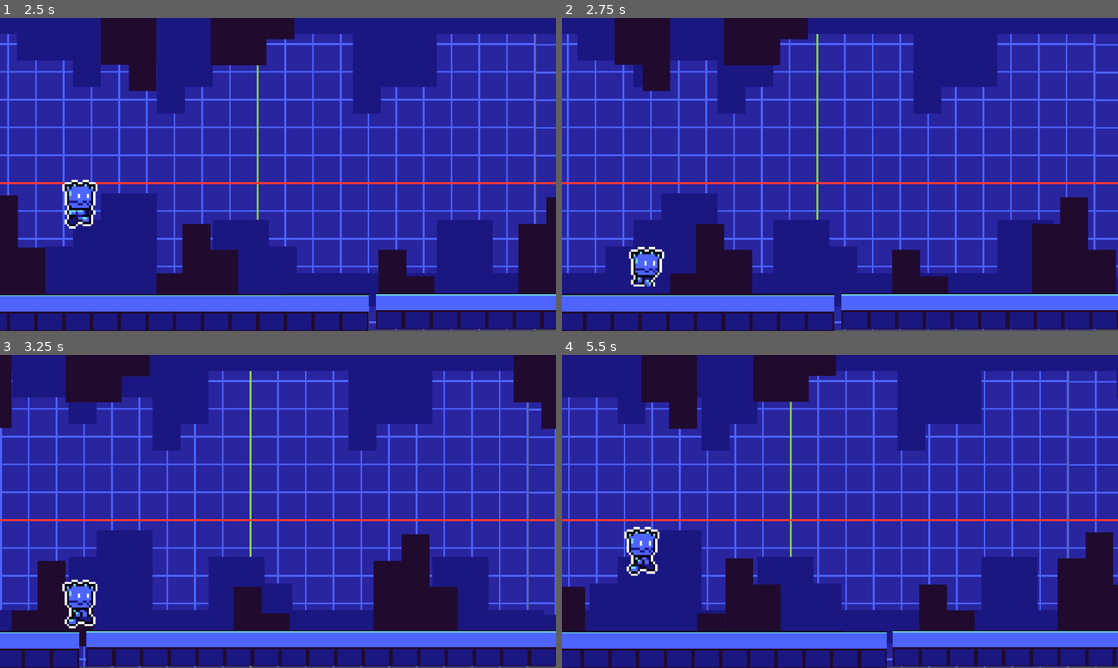
Above: before the commit, frames 1-4 (two rows, left to right).
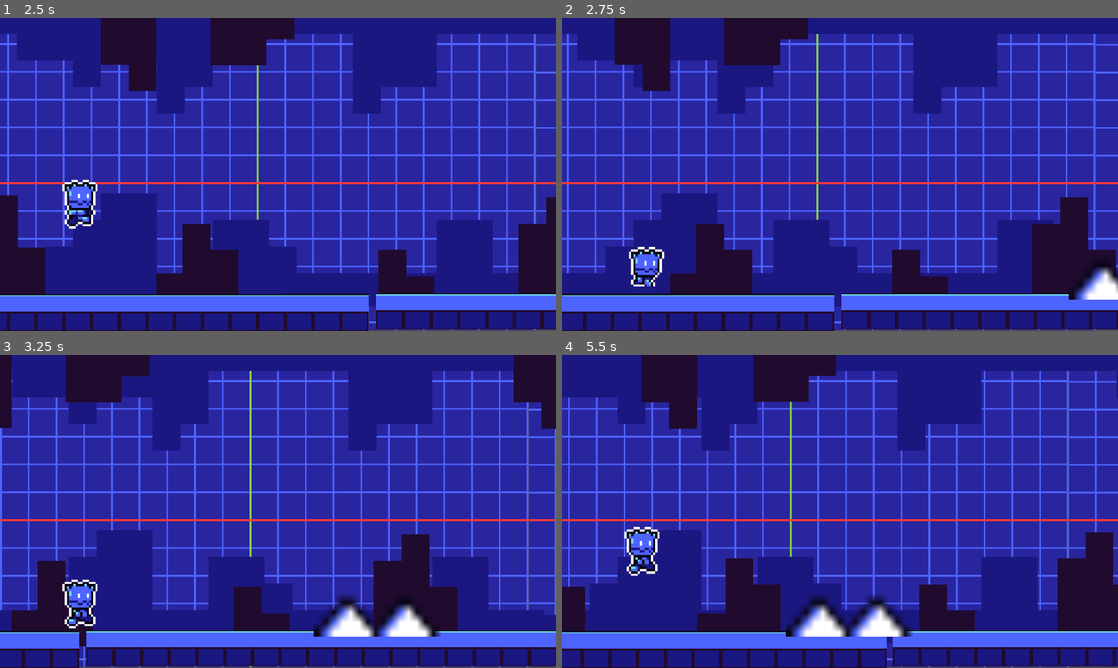
Above: after the commit, the same moments.

Repository: Eduarda-15/runner-certo
Game: Godot game, scene res://runner.tscn
The game is run twice, just before and just after one commit, with the same random seed, the same clock (stepped at 60 frames per second) and the same inputs.
Inputs:
- Up to frame 1 (2.5 s): click "Jogar" at 0.5 s; tap Space (ui_select) at 1.52, 2.27 s
- Up to frame 2 (2.75 s): no input
- Up to frame 3 (3.25 s): no input
- Up to frame 4 (5.5 s): tap Space (ui_select) at 3.77, 4.52, 5.27 s

Frame 1 is identical in both runs. In frame 2, 0.6% of the frame differs, in the area x 91-100%, y 79-90%; in frame 3, 1.7%; in frame 4, 2.0%, in the area x 40-64%, y 76-90%.

Commit message:
Acrescentando inimigos
Dando continuação no jogo

Diff:
--- /dev/null
+++ b/gerador_obstaculos.gd
@@ -0,0 +1,16 @@
+extends Node2D
+
+var cena_obstaculo = preload("res://obstaculo.tscn")
+var timer = 0.0
+var tempo_spawn = 2.0
+func _process(delta):
+	timer += delta
+	if timer >= tempo_spawn:
+		timer = 0.0
+		spawn_obstaculo()
+func spawn_obstaculo():
+	var novo_obstaculo = cena_obstaculo.instantiate()
+
+	novo_obstaculo.position.x = 1300
+	novo_obstaculo.position.y = 533
+	add_child(novo_obstaculo)
--- a/jogo.tscn
+++ b/jogo.tscn
@@ -7,6 +7,7 @@
 [ext_resource type="Texture2D" uid="uid://bg4w3oiphpyhq" path="res://Assets Godot Runner/middleground1.png" id="4_qn35j"]
 [ext_resource type="Texture2D" uid="uid://bjpcr3727y8kf" path="res://Assets Godot Runner/player.png" id="6_8c340"]
 [ext_resource type="Script" uid="uid://brbi1ca14qb5e" path="res://jogador.gd" id="6_45nkh"]
+[ext_resource type="Script" uid="uid://nyb1xncbm62a" path="res://gerador_obstaculos.gd" id="8_ysdx3"]
 
 [sub_resource type="RectangleShape2D" id="RectangleShape2D_evvns"]
 size = Vector2(1152, 69)
@@ -141,3 +142,6 @@
 position = Vector2(166, 531)
 scale = Vector2(4.5625005, 4.833334)
 sprite_frames = SubResource("SpriteFrames_2ka1p")
+
+[node name="GeradorObstaculos" type="Node2D" parent="." unique_id=218422406]
+script = ExtResource("8_ysdx3")
--- /dev/null
+++ b/obstaculo.gd
@@ -0,0 +1,10 @@
+extends Area2D
+
+@export var velocidade: int
+func _ready() -> void:
+	velocidade = 400
+
+func _process(delta: float) -> void:
+	position.x  -= velocidade * delta * 2
+	if position.x < -1152:
+		queue_free()
--- /dev/null
+++ b/obstaculo.tscn
@@ -0,0 +1,19 @@
+[gd_scene format=3 uid="uid://brrm64y17i5nc"]
+
+[ext_resource type="Script" uid="uid://slh43c8j2nxc" path="res://obstaculo.gd" id="1_phkyr"]
+[ext_resource type="Texture2D" uid="uid://c8htny6n0xuen" path="res://Assets Godot Runner/thorn.png" id="2_61ayu"]
+
+[sub_resource type="RectangleShape2D" id="RectangleShape2D_2kwqw"]
+size = Vector2(267, 87)
+
+[node name="Obstaculo" type="Area2D" unique_id=1714293814]
+script = ExtResource("1_phkyr")
+
+[node name="ImagemObstaculo" type="Sprite2D" parent="." unique_id=1695513957]
+position = Vector2(7, -109)
+scale = Vector2(17.0625, 19.921875)
+texture = ExtResource("2_61ayu")
+
+[node name="CorpoObstaculo" type="CollisionShape2D" parent="." unique_id=563035971]
+position = Vector2(-1, 3)
+shape = SubResource("RectangleShape2D_2kwqw")
Not shown, added: gerador_obstaculos.gd.uid
Not shown, added: obstaculo.gd.uid
